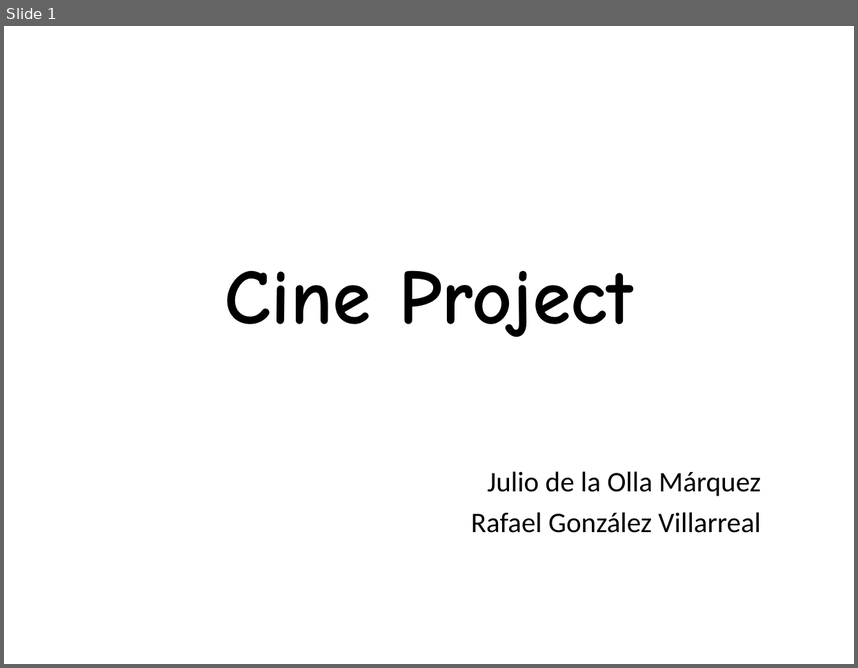
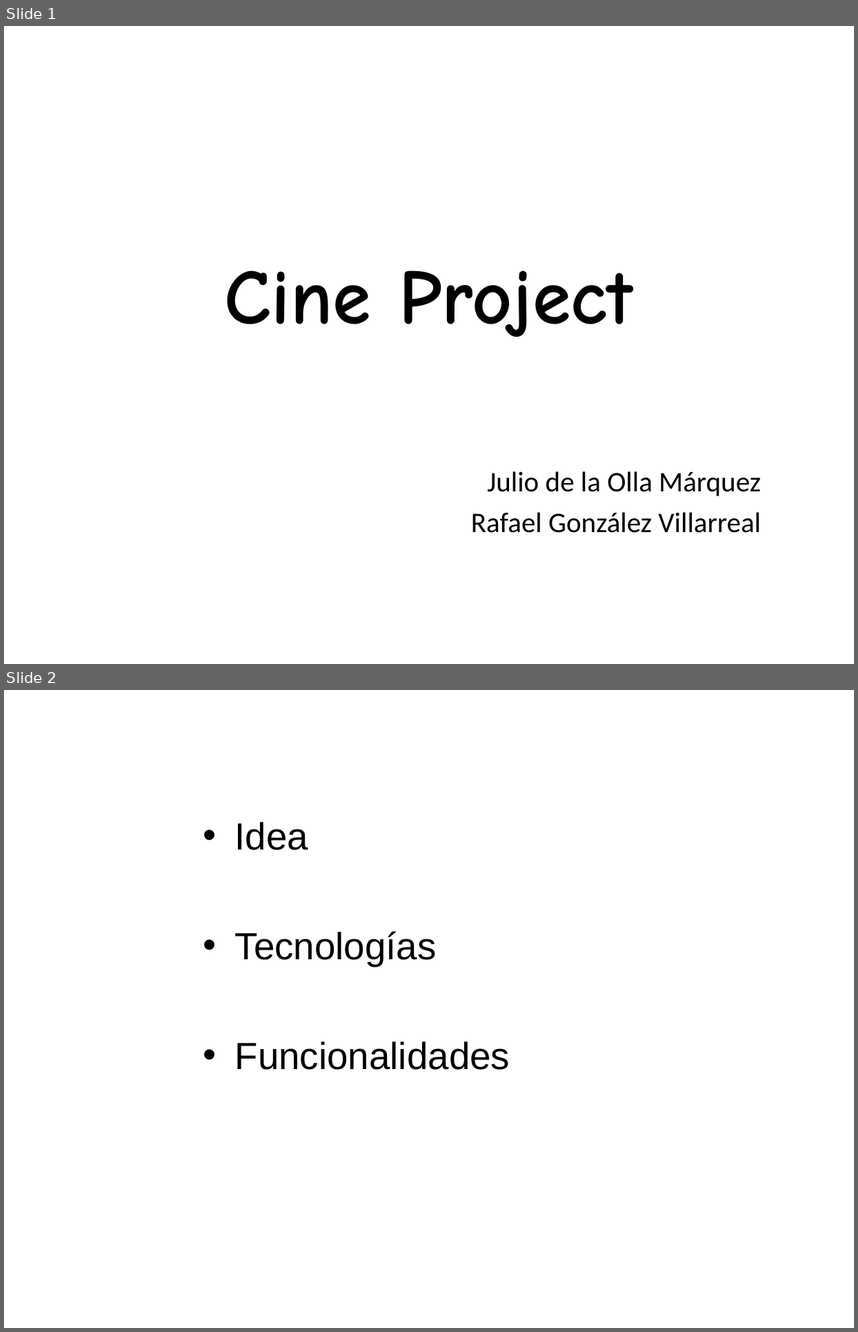
Before and after one commit to julioom/EGC, a slide deck: presentacion-AII.ppt. Shown one above the other, each under a label of ours: slide 1 before the commit, slides 1 and 2 after it. The pictures are 858x668 and 858x1332 pixels, drawn with LibreOffice and Linux fonts; fonts in the diff are those of the drawing; background and template pictures are left out. Boxes give left, top, right and bottom in pixels: in the first picture for what was removed or moved away, otherwise in the second. Text is boxed around its words. In the diff, an @@ line names an element or a change of style, - is before the commit and + after.

```diff
--- a/presentacion-AII.ppt
+++ b/presentacion-AII.ppt
@@ slide 2 added at [4, 690, 854, 1328], background picture (left out) @@
@@ text added at [235, 822, 510, 1069], 32 pt, text #000000 @@
+• Idea
+• Tecnologías
+• Funcionalidades
```
Also in this commit, not shown: 3 slides changed, 4 other files.
